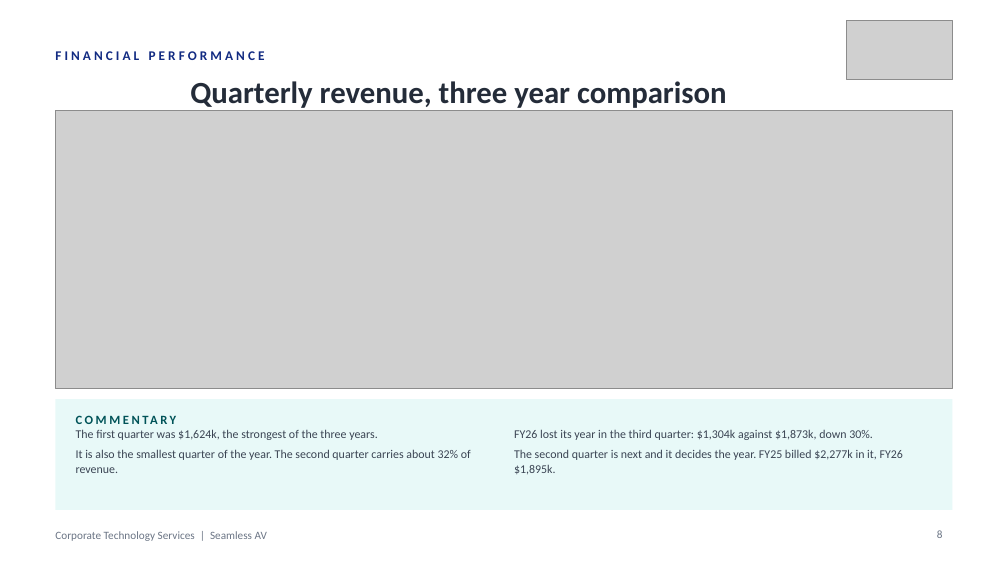
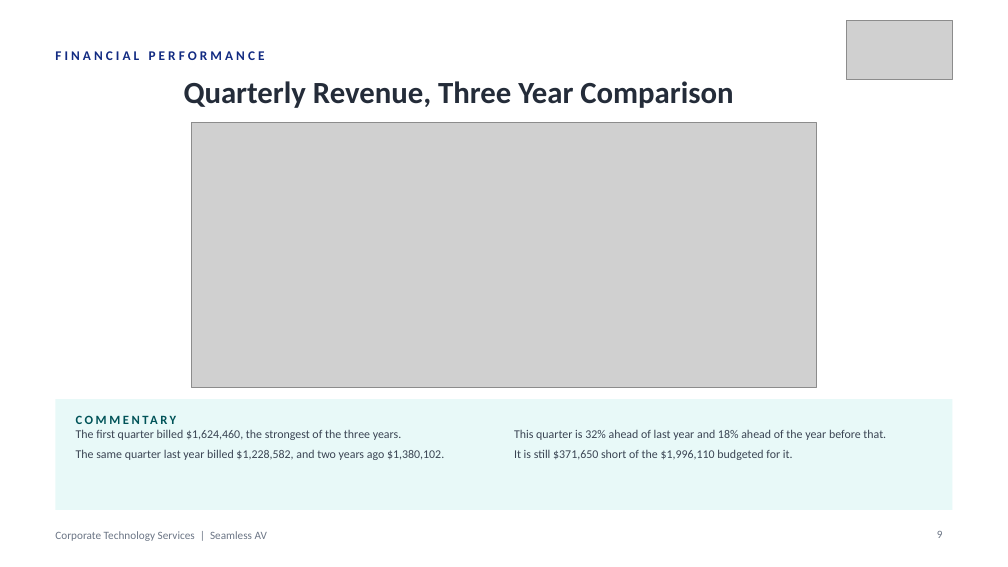
Before and after one commit to WesleyNelson-O33/Claude, a slide deck: slide 9 of deck/CTS Quarterly Business Review - Q1 FY2027.pptx (slide 8 before the commit). Drawn at 1008x567 pixels with LibreOffice and Linux fonts; fonts in the diff are those of the drawing; grey boxes stand for pictures. Boxes give left, top, right and bottom in pixels: in the first picture for what was removed or moved away, otherwise in the second. Text is boxed around its words. In the diff, an @@ line names an element or a change of style, - is before the commit and + after.

```diff
--- a/deck/CTS Quarterly Business Review - Q1 FY2027.pptx
+++ b/deck/CTS Quarterly Business Review - Q1 FY2027.pptx
@@ text at [184, 81, 733, 108]: text changed @@
-Quarterly revenue, three year comparison
+Quarterly Revenue, Three Year Comparison
@@ picture: place and size @@
-picture at [55, 111, 953, 389]
+picture at [192, 123, 816, 387]
@@ text at [76, 429, 444, 460]: text changed @@
-The first quarter was $1,624k, the strongest of the three years.
-It is also the smallest quarter of the year. The second quarter carries about 32% of revenue.
+The first quarter billed $1,624,460, the strongest of the three years.
+The same quarter last year billed $1,228,582, and two years ago $1,380,102.
@@ text at [514, 429, 886, 460]: text changed @@
-FY26 lost its year in the third quarter: $1,304k against $1,873k, down 30%.
-The second quarter is next and it decides the year. FY25 billed $2,277k in it, FY26 $1,895k.
+This quarter is 32% ahead of last year and 18% ahead of the year before that.
+It is still $371,650 short of the $1,996,110 budgeted for it.
@@ page number at [937, 531, 943, 538]: text changed @@
-8
+9
```
Also in this commit, not shown: 43 other slides changed, 1 slide added, 17 other files.
